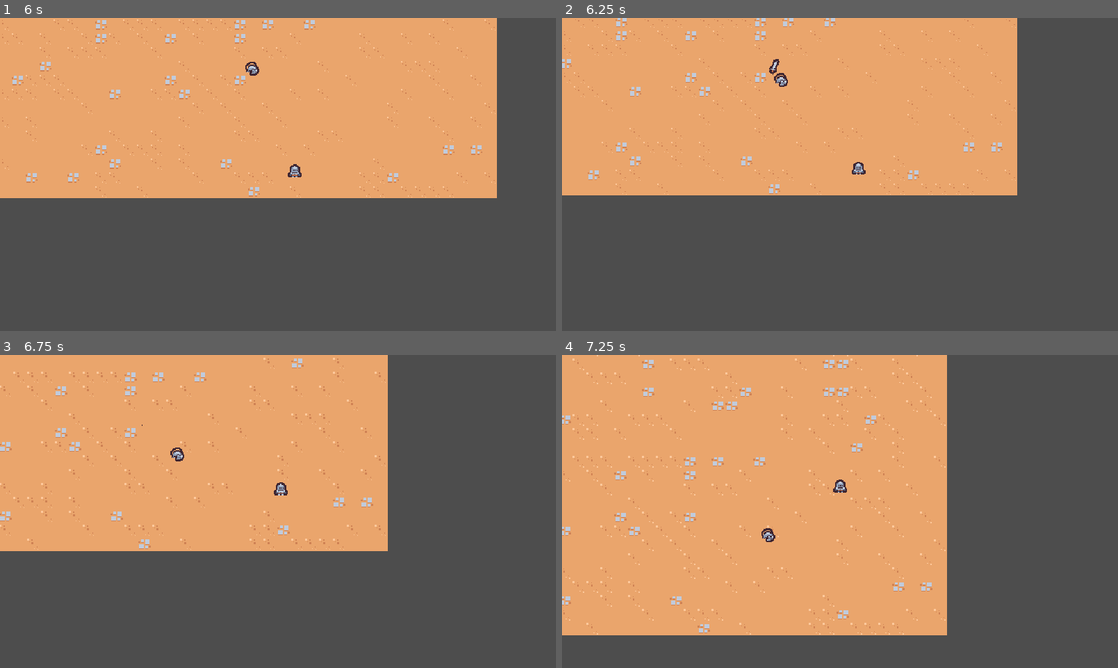
Above: before the commit, frames 1-4 (two rows, left to right).
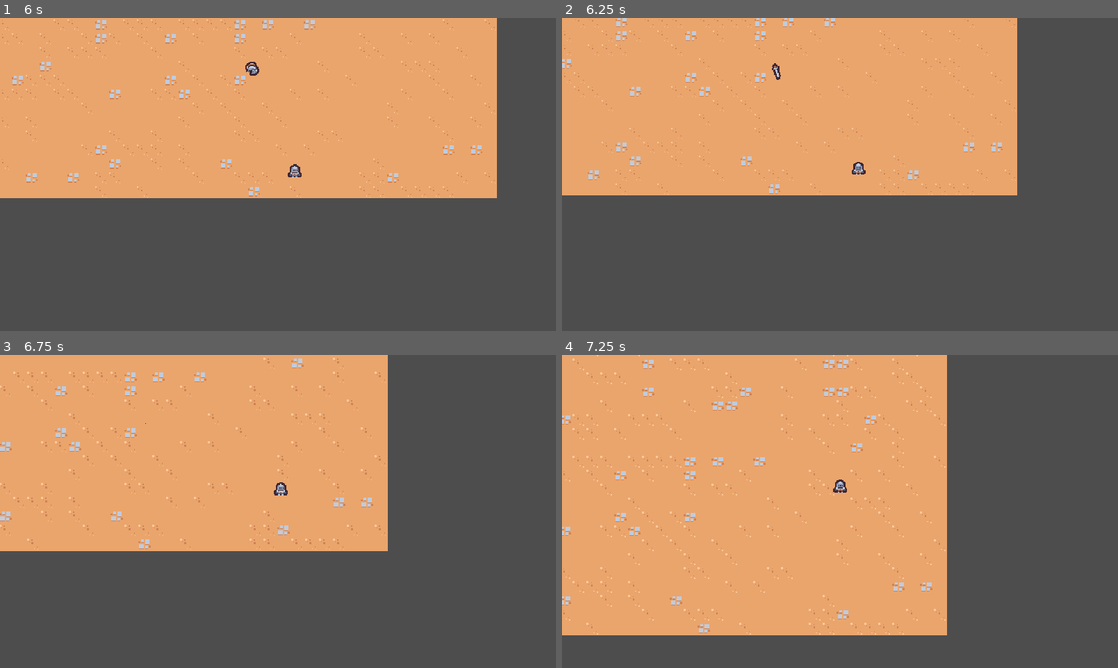
Above: after the commit, the same moments.

Repository: emyasnikov/2d-survivor-course
Game: Godot game, scene res://scenes/main/main.tscn
Two runs of this game, one before a commit and one after it. Both use one fixed random seed, a clock stepped at 60 frames per second and the inputs below.
Inputs:
- Up to frame 1 (6 s): hold D (move_right) 0.53-1.28 s; hold S (move_down) 1.28-2.03 s; hold D (move_right) 2.03-2.78 s; hold W (move_up) 2.78-3.53 s; hold A (move_left) 3.53-5.03 s; hold S (move_down) 5.03-5.78 s; hold D (move_right) from 5.78 s (still down)
- Up to frame 2 (6.25 s): keep holding D (move_right)
- Up to frame 3 (6.75 s): release D (move_right) at 6.53 s; hold W (move_up) from 6.53 s (still down)
- Up to frame 4 (7.25 s): keep holding W (move_up)

Frame 1 is identical in both runs. In frame 2, 0.1% of the frame differs, in the area x 37-41%, y 13-22%; in frame 3, less than 0.1%; in frame 4, less than 0.1%.

Commit message:
Added damage to sword.

Diff:
--- a/scenes/abilities/sword_ability/sword_ability.tscn
+++ b/scenes/abilities/sword_ability/sword_ability.tscn
@@ -1,6 +1,45 @@
-[gd_scene load_steps=5 format=3 uid="uid://dsq1e5tyj03ky"]
+[gd_scene load_steps=6 format=3 uid="uid://dsq1e5tyj03ky"]
 
 [ext_resource type="Texture2D" uid="uid://dmo1ajkwbk2nj" path="res://scenes/abilities/sword_ability/sword.png" id="1_vf4fb"]
+
+[sub_resource type="Animation" id="Animation_5h5lu"]
+length = 0.001
+tracks/0/type = "value"
+tracks/0/imported = false
+tracks/0/enabled = true
+tracks/0/path = NodePath("Sprite2D:rotation")
+tracks/0/interp = 1
+tracks/0/loop_wrap = true
+tracks/0/keys = {
+"times": PackedFloat32Array(0),
+"transitions": PackedFloat32Array(1),
+"update": 0,
+"values": [0.0]
+}
+tracks/1/type = "value"
+tracks/1/imported = false
+tracks/1/enabled = true
+tracks/1/path = NodePath("Sprite2D:scale")
+tracks/1/interp = 1
+tracks/1/loop_wrap = true
+tracks/1/keys = {
+"times": PackedFloat32Array(0),
+"transitions": PackedFloat32Array(1),
+"update": 0,
+"values": [Vector2(1, 1)]
+}
+tracks/2/type = "value"
+tracks/2/imported = false
+tracks/2/enabled = true
+tracks/2/path = NodePath("Area2D/CollisionShape2D:disabled")
+tracks/2/interp = 1
+tracks/2/loop_wrap = true
+tracks/2/keys = {
+"times": PackedFloat32Array(0),
+"transitions": PackedFloat32Array(1),
+"update": 1,
+"values": [true]
+}
 
 [sub_resource type="Animation" id="Animation_7d4g3"]
 resource_name = "swing"
@@ -44,32 +83,17 @@
 "method": &"queue_free"
 }]
 }
-
-[sub_resource type="Animation" id="Animation_5h5lu"]
-length = 0.001
-tracks/0/type = "value"
-tracks/0/imported = false
-tracks/0/enabled = true
-tracks/0/path = NodePath("Sprite2D:rotation")
-tracks/0/interp = 1
-tracks/0/loop_wrap = true
-tracks/0/keys = {
-"times": PackedFloat32Array(0),
-"transitions": PackedFloat32Array(1),
-"update": 0,
-"values": [0.0]
-}
-tracks/1/type = "value"
-tracks/1/imported = false
-tracks/1/enabled = true
-tracks/1/path = NodePath("Sprite2D:scale")
-tracks/1/interp = 1
-tracks/1/loop_wrap = true
-tracks/1/keys = {
-"times": PackedFloat32Array(0),
-"transitions": PackedFloat32Array(1),
-"update": 0,
-"values": [Vector2(1, 1)]
+tracks/3/type = "value"
+tracks/3/imported = false
+tracks/3/enabled = true
+tracks/3/path = NodePath("Area2D/CollisionShape2D:disabled")
+tracks/3/interp = 1
+tracks/3/loop_wrap = true
+tracks/3/keys = {
+"times": PackedFloat32Array(0, 0.2, 0.5),
+"transitions": PackedFloat32Array(1, 1, 1),
+"update": 1,
+"values": [true, false, true]
 }
 
 [sub_resource type="AnimationLibrary" id="AnimationLibrary_arsoq"]
@@ -77,6 +101,9 @@
 "RESET": SubResource("Animation_5h5lu"),
 "swing": SubResource("Animation_7d4g3")
 }
+
+[sub_resource type="RectangleShape2D" id="RectangleShape2D_jq14s"]
+size = Vector2(30, 30)
 
 [node name="SwordAbility" type="Node2D"]
 
@@ -89,3 +116,12 @@
 [node name="Sprite2D" type="Sprite2D" parent="."]
 texture = ExtResource("1_vf4fb")
 offset = Vector2(0, -4)
+
+[node name="Area2D" type="Area2D" parent="."]
+collision_layer = 4
+collision_mask = 0
+
+[node name="CollisionShape2D" type="CollisionShape2D" parent="Area2D"]
+position = Vector2(15, 0)
+shape = SubResource("RectangleShape2D_jq14s")
+disabled = true
--- a/scenes/abilities/sword_ability/sword_ability_controller.gd
+++ b/scenes/abilities/sword_ability/sword_ability_controller.gd
@@ -40,3 +40,8 @@
 
     player.get_parent().add_child(sword_instance)
     sword_instance.global_position = enemies[0].global_position
+    sword_instance.global_position += Vector2.RIGHT.rotated(randf_range(0, TAU)) * 4
+
+    var enemy_direction = enemies[0].global_position - sword_instance.global_position
+
+    sword_instance.rotation = enemy_direction.angle()
--- a/scenes/basic_enemy/basic_enemy.gd
+++ b/scenes/basic_enemy/basic_enemy.gd
@@ -23,3 +23,7 @@
         return (player_node.global_position - global_position).normalized()
 
     return Vector2.ZERO
+
+
+func _on_area_2d_area_entered(area):
+    queue_free()
--- a/scenes/basic_enemy/basic_enemy.tscn
+++ b/scenes/basic_enemy/basic_enemy.tscn
@@ -28,3 +28,5 @@
 [node name="CollisionShape2D" type="CollisionShape2D" parent="."]
 position = Vector2(0, -5)
 shape = SubResource("CircleShape2D_hasd6")
+
+[connection signal="area_entered" from="Area2D" to="." method="_on_area_2d_area_entered"]
